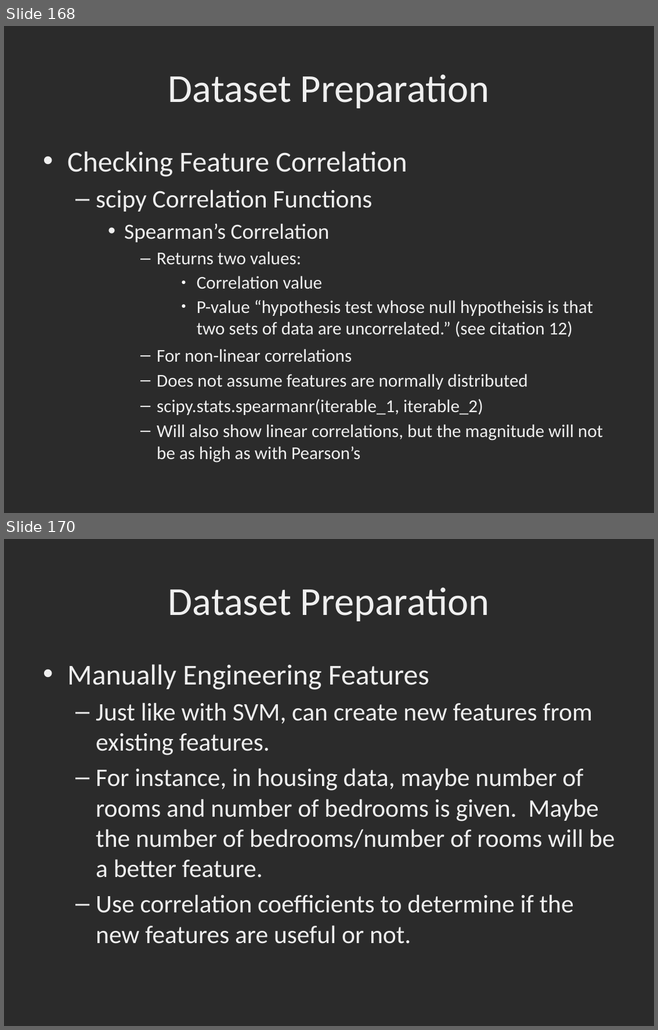
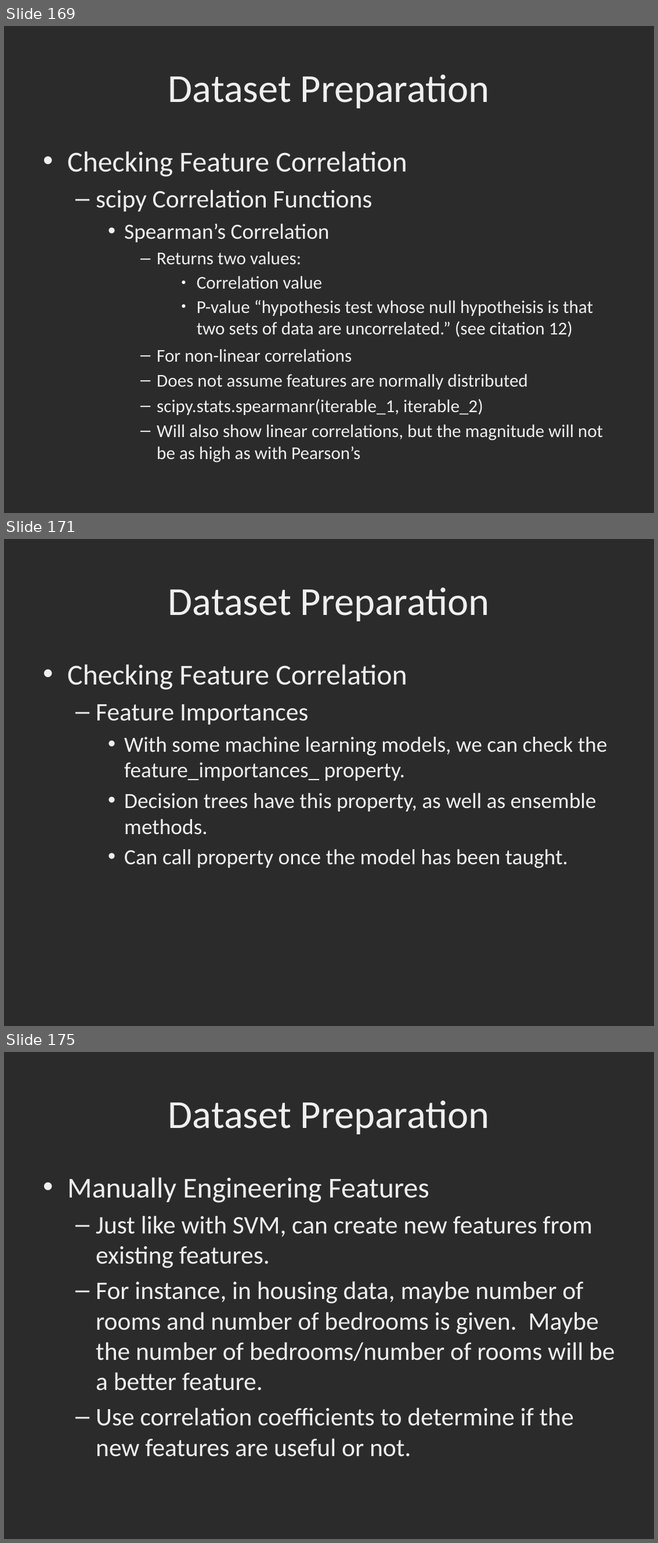
Before and after one commit to dbowmans46/PracticalProgramming, a slide deck: Session 7 - Python/Instructional Material/Session 7 - Python Brief Intro to Machine Learning with Scikit Learn.odp. Shown one above the other, each under a label of ours: slides 168 and 170 before the commit, slides 169, 171 and 175 after it; the slides between them are not shown. The pictures are 658x1030 and 658x1543 pixels, drawn with LibreOffice and Linux fonts; fonts in the diff are those of the drawing; background and template pictures are left out; a plain dark background stands for a picture behind light text. Boxes give left, top, right and bottom in pixels: in the first picture for what was removed or moved away, otherwise in the second. Text is boxed around its words. In the diff, an @@ line names an element or a change of style, - is before the commit and + after.

Commit message:
Added slides and example for feature importances.

```diff
--- a/Session 7 - Python/Instructional Material/Session 7 - Python Brief Intro to Machine Learning with Scikit Learn.odp
+++ b/Session 7 - Python/Instructional Material/Session 7 - Python Brief Intro to Machine Learning with Scikit Learn.odp
@@ slide 171 added at bbox=[4, 539, 654, 1026], background picture (left out) @@
@@ title added at bbox=[168, 587, 489, 621], 44 pt, text #EFEFEF @@
+Dataset Preparation
@@ text added at bbox=[67, 664, 607, 868], 24 pt, text #EFEFEF @@
+• Checking Feature Correlation
+  – Feature Importances
+    • With some machine learning models, we can check the feature_importances_ property.
+    • Decision trees have this property, as well as ensemble methods.
+    • Can call property once the model has been taught.
@@ what was slide 168 is now slide 169 @@
@@ what was slide 170 is now slide 175 @@
```
Also in this commit, not shown: 7 slides changed, 4 other slides added, 1 other file.
